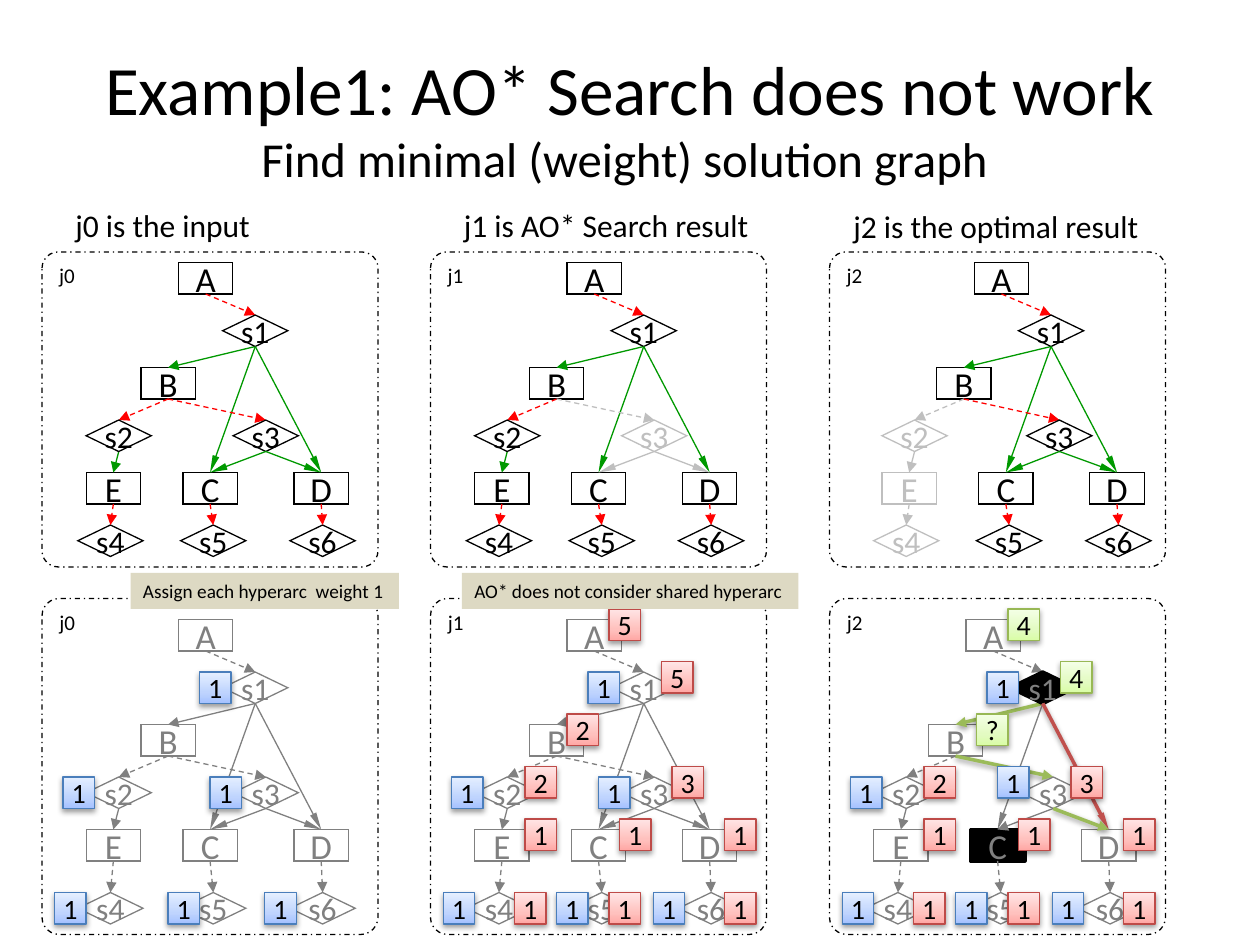
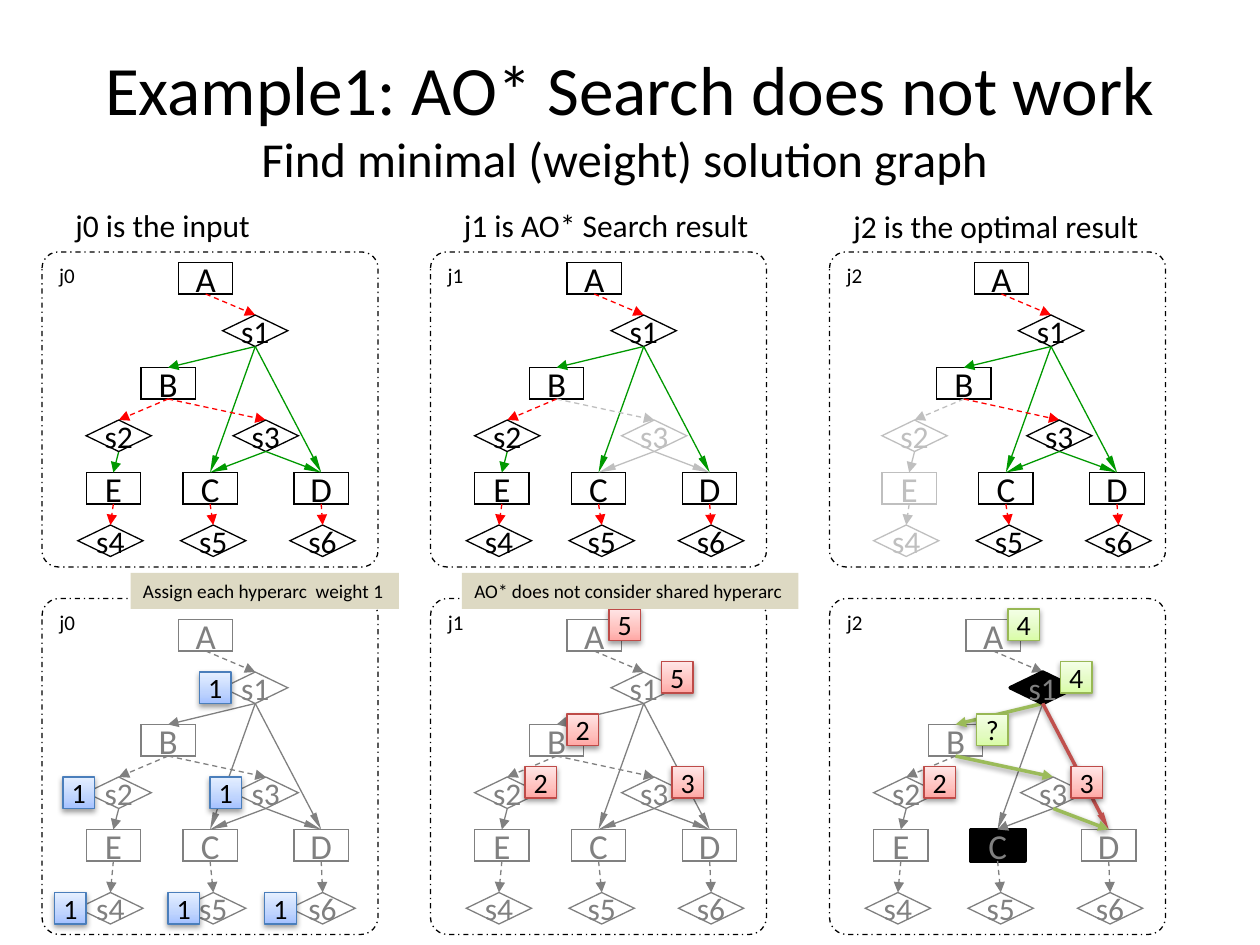
Before and after one commit to lidingpku/inference-web, a slide deck: slide 7 of trunk/iw3/doc/proof-combine.pptx (slide 6 before the commit). Drawn at 1260x945 pixels with LibreOffice and Linux fonts; fonts in the diff are those of the drawing. Boxes give left, top, right and bottom in pixels: in the first picture for what was removed or moved away, otherwise in the second. Text is boxed around its words. In the diff, an @@ line names an element or a change of style, - is before the commit and + after.

```diff
--- a/trunk/iw3/doc/proof-combine.pptx
+++ b/trunk/iw3/doc/proof-combine.pptx
@@ rectangle removed at [588,672,620,703] @@
-1
@@ rectangle removed at [987,672,1018,703] @@
-1
@@ rectangle removed at [451,777,483,809] @@
-1
@@ rectangle removed at [598,777,630,809] @@
-1
@@ rectangle removed at [850,777,882,809] @@
-1
@@ rectangle removed at [998,766,1029,798] @@
-1
@@ rectangle removed at [525,819,557,850] @@
-1
@@ rectangle removed at [620,819,651,850] @@
-1
@@ rectangle removed at [724,819,756,850] @@
-1
@@ rectangle removed at [924,819,955,850] @@
-1
@@ rectangle removed at [1018,819,1050,850] @@
-1
@@ rectangle removed at [1124,819,1155,850] @@
-1
@@ rectangle removed at [444,892,475,924] @@
-1
@@ rectangle removed at [514,892,546,924] @@
-1
@@ rectangle removed at [557,892,588,924] @@
-1
@@ rectangle removed at [609,892,640,924] @@
-1
@@ rectangle removed at [653,892,684,924] @@
-1
@@ rectangle removed at [724,892,756,924] @@
-1
@@ rectangle removed at [842,892,873,924] @@
-1
@@ rectangle removed at [914,892,945,924] @@
-1
@@ rectangle removed at [955,892,987,924] @@
-1
@@ rectangle removed at [1008,892,1040,924] @@
-1
@@ rectangle removed at [1052,892,1084,924] @@
-1
@@ rectangle removed at [1124,892,1155,924] @@
-1
```
Also in this commit, not shown: 4 other slides changed, 4 slides added.
